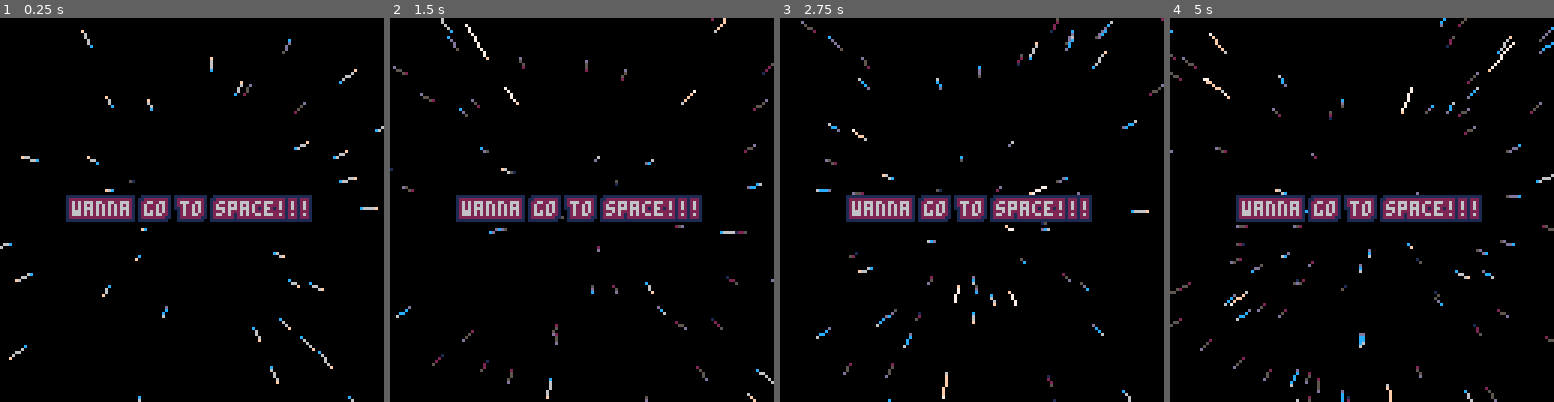
Above: before the commit, frames 1-4 (left to right).
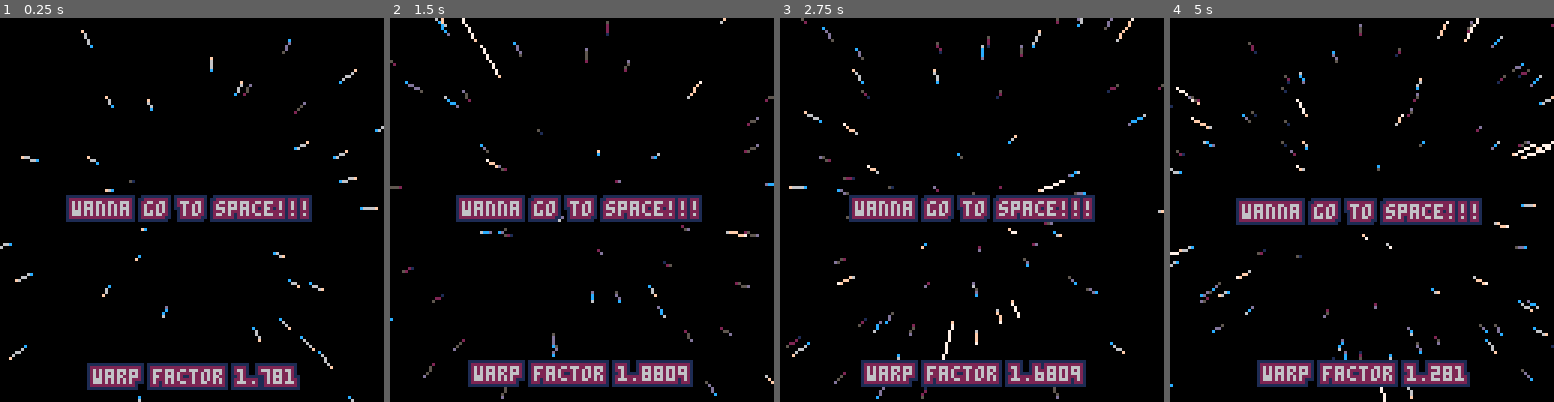
Above: after the commit, the same moments.

Repository: lmorchard/Pico-8-Carts
Game: PICO-8 cartridge starfield.p8
Two runs of this game, one before a commit and one after it. Both use one fixed random seed, a clock stepped at 60 frames per second and the inputs below.
Inputs:
- Up to frame 1 (0.25 s): no input
- Up to frame 2 (1.5 s): tap X (X key) at 0.33, 1.07 s; tap O (Z key) at 0.7 s
- Up to frame 3 (2.75 s): tap O (Z key) at 1.7, 2.1, 2.5 s; tap X (X key) at 1.85 s
- Up to frame 4 (5 s): tap O (Z key) every 0.4 s from 2.9 to 4.9 s; tap X (X key) at 2.97, 4.08 s

The runs differ from the first frame. In frame 1, 3.7% of the frame differs, in the area x 22-79%, y 89-97%; in frame 2, 6.0%; in frame 3, 8.9%; in frame 4, 10%, in the area x 0-100%, y 0-100%.

Commit message:
Added throttle and speed readouts to starfield

Diff:
--- a/starfield.p8
+++ b/starfield.p8
@@ -7,7 +7,9 @@
 cy = height / 2
 num_stars = 200
 warpz = 25
-z = 0.025 + (1/25 * 35)
+zstep = 1/25
+max_z = 7.999
+z = 0.025 + (zstep * 35)
 
 stars = {}
 
@@ -56,16 +58,27 @@
 
 function _update()
  ct = (ct + 1) % 100
+
+ if btn(5) then
+ 	z = min(max_z, z + zstep)
+	end
+	if btn(4) then
+	 z = max(0, z - zstep)
+	end
+
 	foreach(stars, update_star)
 	if count(stars) < num_stars then
 		make_star()
 	end
 end
 
-function print_center(s)
+function print_center(y, s)
 	local x = 64 - #s*4 / 2
-	local y = 64 - 3
 	local off = 1
+
+ -- space is so exciting!!!!
+ x += rnd(z)
+ y += rnd(z)
 
 	for _x=-off*2,off*2 do
   for _y=-off*2,off*2 do
@@ -85,7 +98,12 @@
 function _draw()
  cls()
 	foreach(stars, draw_star)
-	print_center('wanna go to space!!!')
+	print_center(61, 'wanna go to space!!!')
+ if z >= 1 then
+	 print_center(116, 'warp factor ' .. ((z / max_z) * 9.999))
+	else
+	 print_center(116, 'impulse drive at ' .. (100 * z) .. '%')
+	end
 end
 __gfx__
 00000000000000000000000000000000000000000000000000000000000000000000000000000000000000000000000000000000000000000000000000000000
Not shown, changed: starfield.p8.png
